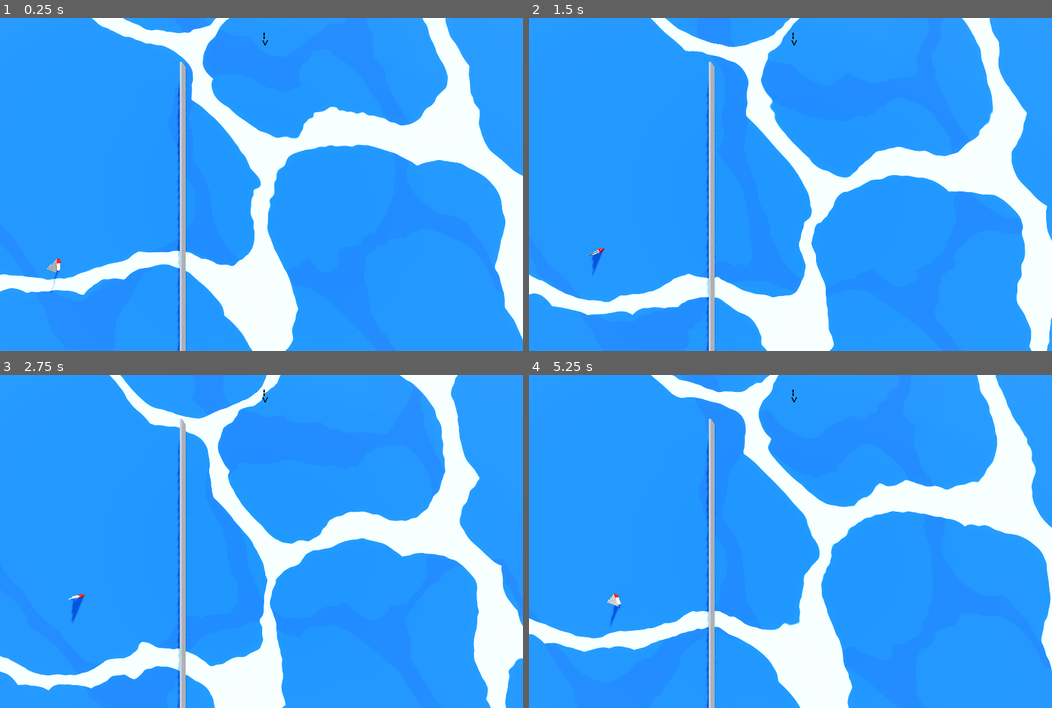
Above: before the commit, frames 1-4 (two rows, left to right).
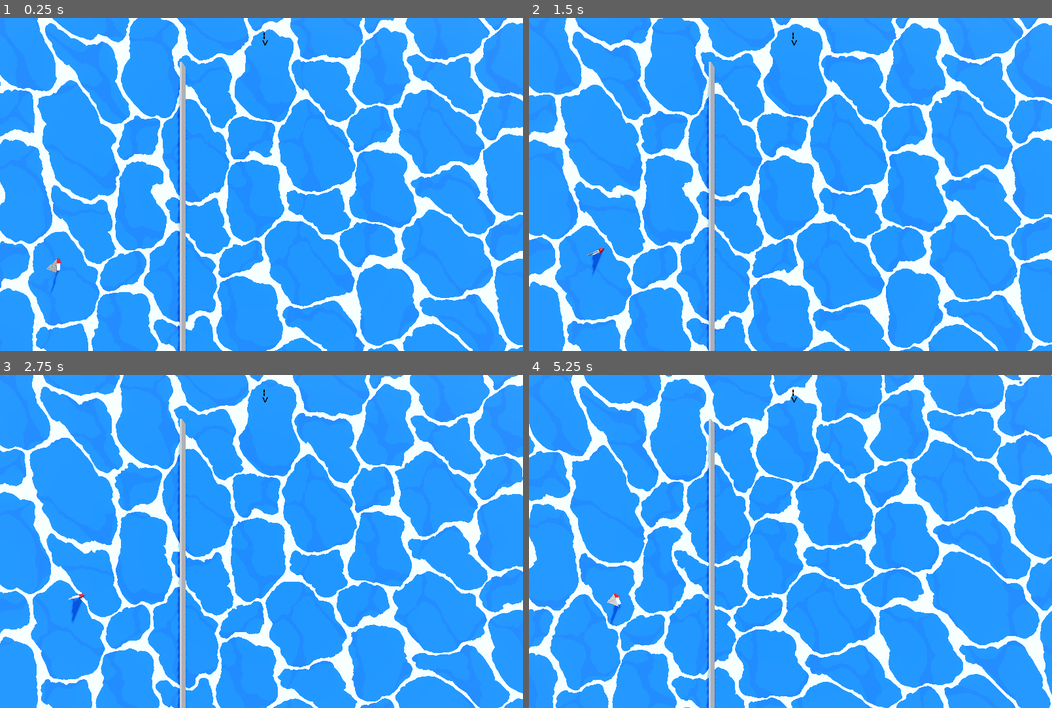
Above: after the commit, the same moments.

Repository: Blubtastic/sailing_simulator
Game: Godot game, scene res://Main.tscn
The game is run twice, just before and just after one commit, with the same random seed, the same clock (stepped at 60 frames per second) and the same inputs.
Inputs:
- Up to frame 1 (0.25 s): no input
- Up to frame 2 (1.5 s): hold Right (ui_right) 0.53-1.28 s; hold Left (ui_left) from 1.28 s (still down)
- Up to frame 3 (2.75 s): release Left (ui_left) at 2.03 s; hold Right (ui_right) from 2.03 s (still down)
- Up to frame 4 (5.25 s): release Right (ui_right) at 3.53 s; hold Left (ui_left) from 3.53 s (still down)

The runs differ from the first frame. In frame 1, 29% of the frame differs, in the area x 0-100%, y 0-100%; in frame 2, 27%; in frame 3, 27%; in frame 4, 28%.

Commit message:
feat: smaller waves

Diff:
--- a/Ocean.tscn
+++ b/Ocean.tscn
@@ -9,7 +9,7 @@
 shader_parameter/WATER2_COL = Color(0.04, 0.35, 0.78, 1)
 shader_parameter/FOAM_COL = Color(0.8125, 0.9609, 0.9648, 1)
 shader_parameter/distortion_speed = 2.0
-shader_parameter/tile = Vector2(5, 5)
+shader_parameter/tile = Vector2(20, 20)
 shader_parameter/height = 2.0
 shader_parameter/wave_size = Vector2(2, 2)
 shader_parameter/wave_speed = 1.5
Not shown, changed: .DS_Store
